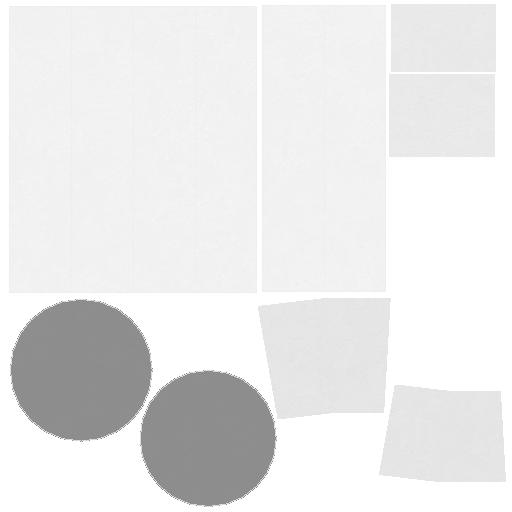
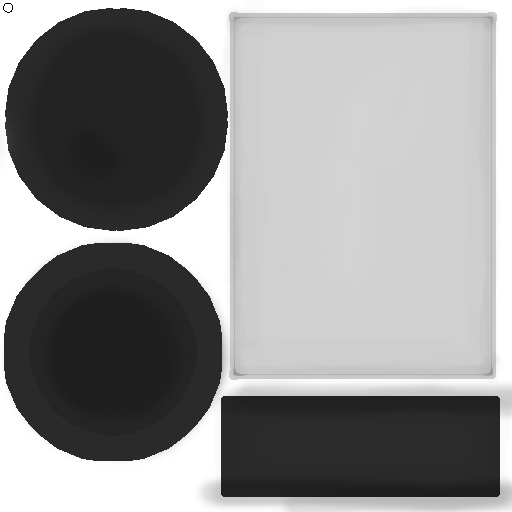
Revision of a layered 512 x 512 image; what changed, layer by layer:
added group "Outer" with 5 layers above "Inner" over [0, 0, 505, 385]
added layer "Gridlines copy" in group "Outer" over [233, 16, 493, 376]
added layer "Gridlines" (39%) in group "Outer" over [233, 16, 493, 376]
added layer "Layer 6" in group "Outer" over [259, 32, 487, 349]
added layer "Paint" in group "Outer" over [215, 0, 505, 385]
renamed "Slanted" to "Sides", moved it into group "Outer", painted on it, unmasked it over [0, 12, 506, 482]
added group "Inner" (1st of 2) with 6 layers above "Ends" over [5, 8, 512, 512]
added layer "Layer 7" (42%) in group "Inner" over [190, 374, 512, 512]
added layer "Layer 4" in group "Inner" over [19, 18, 214, 218]
added layer "Layer 3" (36%) in group "Inner" over [6, 11, 233, 234]
added layer "Layer 2" (14%) in group "Inner" over [242, 411, 486, 476]
"Layer 1": opacity 1% → 12%, moved it into group "Inner", painted on it, unmasked it over [9, 5, 512, 507]
added layer "Inner" (2nd of 2, in "Inner") in group "Inner" over [5, 8, 500, 497]
added group "Ends" (1st of 2) with 3 layers above "Base" over [0, 235, 236, 467]
added layer "Layer 5 copy" in group "Ends" over [0, 235, 236, 467]
added layer "Layer 5" in group "Ends" over [0, 235, 236, 467]
renamed "Large Sides" to "Ends", moved it into group "Ends", painted on it, unmasked it over [4, 5, 386, 461]
removed layer "Small Sides" over [389, 4, 496, 157]
painted on "Base", unmasked it over [3, 3, 496, 507]
